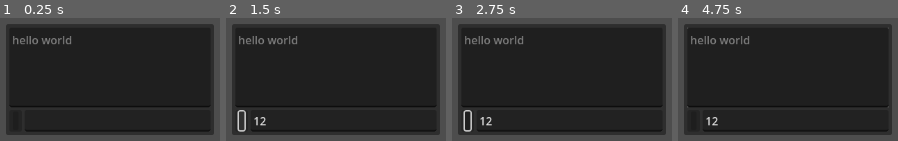
Above: before the commit, frames 1-4 (left to right).
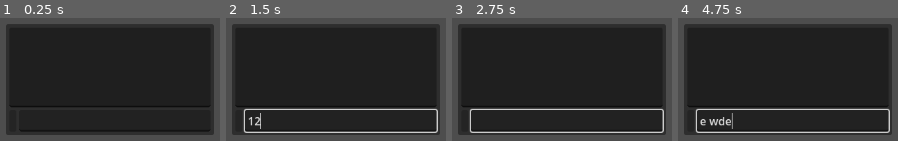
Above: after the commit, the same moments.

Repository: nate-telecomm/cosmoscolonies
Game: Godot game, scene res://chat/chat.tscn
Two runs of this game, one before a commit and one after it. Both use one fixed random seed, a clock stepped at 60 frames per second and the inputs below. This scene is started directly instead of the project's main scene.
Inputs (mouse positions are in pixels of both pictures, inside the frame that each line leads up to):
- Up to frame 1 (0.25 s): no input
- Up to frame 2 (1.5 s): click (342, 121) at 0.52 s; type "12" at 0.6 s; click (241, 121) at 1.27 s
- Up to frame 3 (2.75 s): tap Enter at 2 s; move the mouse to (outside the picture) at 2.02 s; hold D (right) from 2.03 s (still down); hold E (e) from 2.03 s (still down)
- Up to frame 4 (4.75 s): tap Space (throttle) at 2.75, 4.25 s; move the mouse to (outside the picture) at 2.77 s; release D (right) at 2.78 s; release E (e) at 2.78 s; hold S (backward) 2.78-3.53 s; tap E (e) at 2.85, 3.8, 4.55 s; tap Enter at 3.5 s; move the mouse to (outside the picture) at 3.52 s; hold D (right) 3.53-4.28 s; hold Up (pitch_minus) 3.53-4.28 s; move the mouse to (outside the picture) at 4.27 s; hold W (forward) from 4.28 s (still down); tap Down (pitch_plus) at 4.35 s

The runs differ from the first frame. In frame 1, 0.8% of the frame differs, in the area x 5-33%, y 14-92%; in frame 2, 3.9%; in frame 3, 3.8%; in frame 4, 4.0%, in the area x 4-97%, y 8-94%.

Commit message:
chat operation has been moved to chat.gd

Diff:
--- a/chat/chat.gd
+++ b/chat/chat.gd
@@ -1,16 +1,19 @@
 extends Control
 
-@onready var chat_player_name: Button = $MarginContainer/VBoxContainer/HBoxContainer/PanelContainer/MarginContainer/VBoxContainer/HBoxContainer/PanelContainer/MarginContainer/PlayerName
+@onready var chat_player_name: RichTextLabel = $MarginContainer/VBoxContainer/HBoxContainer/PanelContainer/MarginContainer/VBoxContainer/HBoxContainer/PanelContainer/MarginContainer/PlayerName
 @onready var chat_messages: TextEdit = $MarginContainer/VBoxContainer/HBoxContainer/PanelContainer/MarginContainer/VBoxContainer/Messages
 @onready var chat_messager: LineEdit = $MarginContainer/VBoxContainer/HBoxContainer/PanelContainer/MarginContainer/VBoxContainer/HBoxContainer/Messager
+
+var finished: String
 
 func _ready() -> void:
 	chat_player_name.text = GlobalData.username
 
 func _on_messager_text_submitted(new_text: String) -> void:
-	## This is where network code is need to send the message to the server
-	pass
+	GlobalData.send_chat_message(new_text)
+	chat_messager.text = ""
 
-func _on_message(username: String, text: String):
-	chat_messages.text += str(username + ": " + text)
-	## gotta somehow get this to update across all clients
+func _process(_delta: float) -> void:
+	for chat in GlobalData.chat_messages:
+		finished += "[%s]: %s" % [chat["user"], chat["msg"]] + "\n"
+	chat_messages.text = finished
--- a/chat/chat.tscn
+++ b/chat/chat.tscn
@@ -72,8 +72,10 @@
 theme_override_constants/margin_right = 5
 theme_override_constants/margin_bottom = 2
 
-[node name="PlayerName" type="Button" parent="MarginContainer/VBoxContainer/HBoxContainer/PanelContainer/MarginContainer/VBoxContainer/HBoxContainer/PanelContainer/MarginContainer"]
+[node name="PlayerName" type="RichTextLabel" parent="MarginContainer/VBoxContainer/HBoxContainer/PanelContainer/MarginContainer/VBoxContainer/HBoxContainer/PanelContainer/MarginContainer"]
 layout_mode = 2
+fit_content = true
+autowrap_mode = 0
 
 [node name="Messager" type="LineEdit" parent="MarginContainer/VBoxContainer/HBoxContainer/PanelContainer/MarginContainer/VBoxContainer/HBoxContainer"]
 layout_mode = 2
--- a/player-movement.gd
+++ b/player-movement.gd
@@ -10,29 +10,13 @@
 var object: Node3D
 @export var isFirst: bool
 @export var gravity_strength: float = 8
-var MessageBox: TextEdit
-var EnterBox: LineEdit
-var SendButton: Button
-
-func _text_submitted():
-	if EnterBox.text != "":
-		GlobalData.send_chat_message(EnterBox.text)
-		EnterBox.text = ""
 
 func _ready() -> void:
 	camera1 = $firstperson
 	camera2 = $raycamera/thirdperson
-	MessageBox = $chat/MarginContainer/VBoxContainer/HBoxContainer/PanelContainer/MarginContainer/VBoxContainer/Messages
-	EnterBox = $chat/MarginContainer/VBoxContainer/HBoxContainer/PanelContainer/MarginContainer/VBoxContainer/HBoxContainer/Messager
-	SendButton = $chat/MarginContainer/VBoxContainer/HBoxContainer/PanelContainer/MarginContainer/VBoxContainer/HBoxContainer/PanelContainer/MarginContainer/PlayerName
-	SendButton.pressed.connect(_text_submitted)
 
 func _physics_process(delta: float) -> void:
-	var finished: String
-	for chat in GlobalData.chat_messages:
-		finished += "[%s]: %s" % [chat["user"], chat["msg"]] + "\n"
 
-	MessageBox.text = finished
 	if isFirst:
 		camera1.make_current()
 		Input.set_mouse_mode(Input.MOUSE_MODE_VISIBLE)
Not shown, changed: assets/0xProtoNerdFont-Regular.ttf.import
Not shown, changed: assets/images/bg.png.import
Not shown, changed: assets/images/cge.png.import
Not shown, changed: assets/images/cgebanner.png.import
Not shown, changed: assets/images/crosshair.png.import
Not shown, changed: assets/images/flag.png.import
Not shown, changed: assets/images/logo.png.import
Not shown, changed: assets/images/nike.svg.import
Not shown, changed: assets/images/plne.png.import
Not shown, changed: assets/meshes/planet.obj.import
Not shown: 1 places in chat/chat.tscn that only renumber resources
Not shown, changed: icon.svg.import
(and 1 more such lines)
